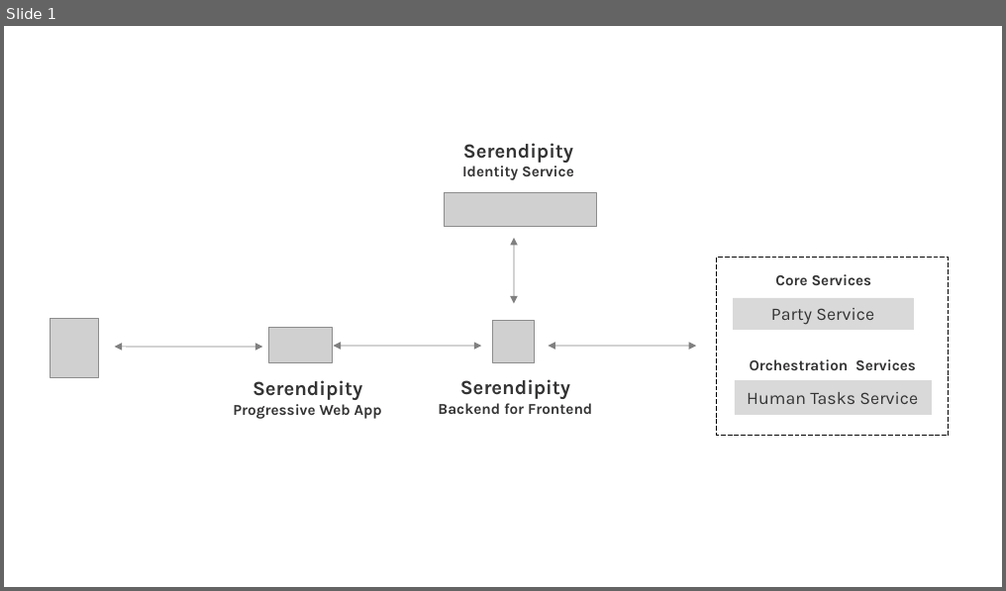
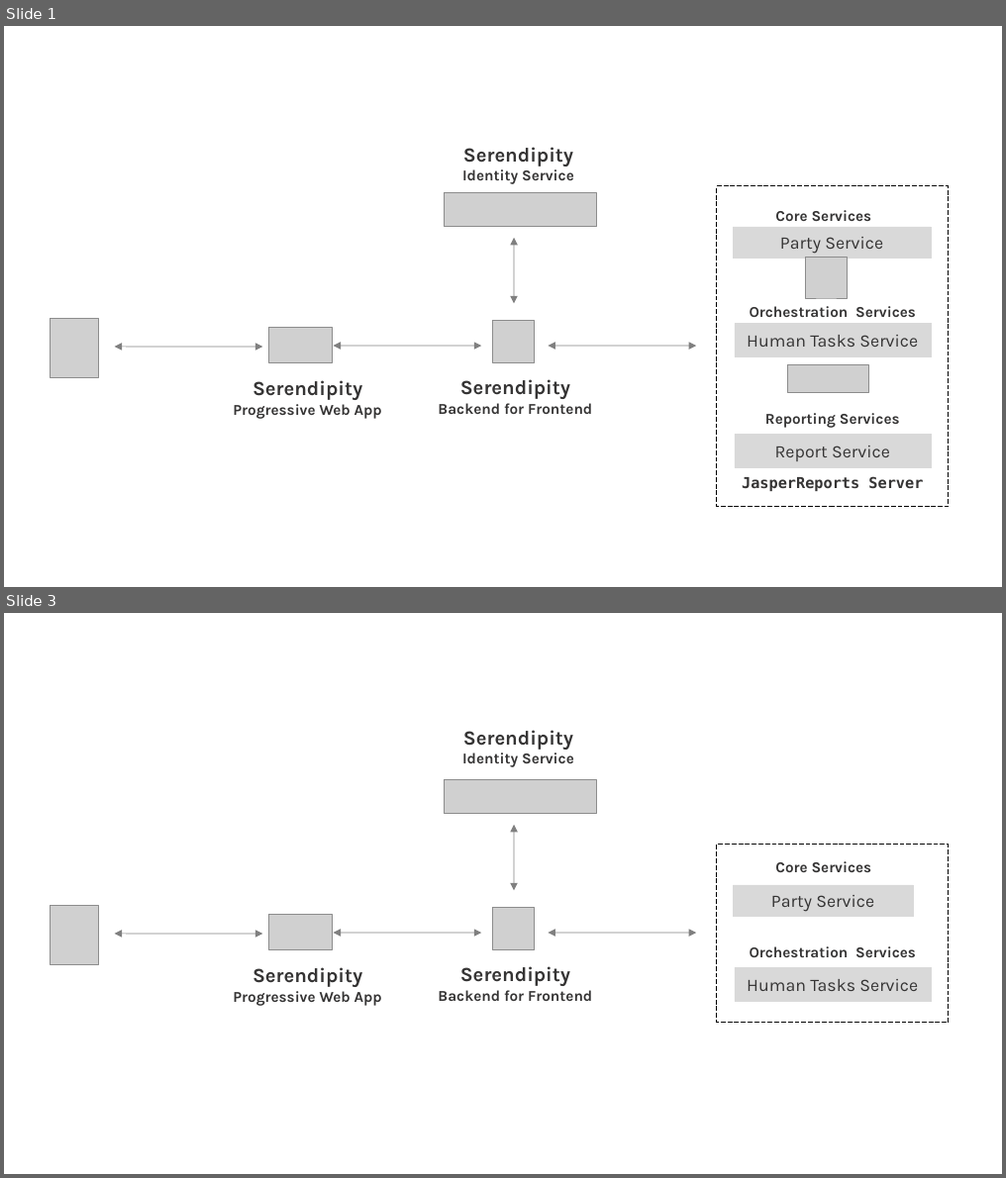
Before and after one commit to Robinyo/serendipity, a slide deck: docs/serendipity/architecture/diagrams/Serendipity-Architecture-Diagrams.odp. Shown one above the other, each under a label of ours: slide 1 before the commit, slides 1 and 3 after it; the slides between them are not shown. The pictures are 1006x591 and 1006x1178 pixels, drawn with LibreOffice and Linux fonts; fonts in the diff are those of the drawing; grey boxes stand for pictures. Boxes give left, top, right and bottom in pixels: in the first picture for what was removed or moved away, otherwise in the second. Text is boxed around its words. In the diff, an @@ line names an element or a change of style, - is before the commit and + after.

```diff
--- a/docs/serendipity/architecture/diagrams/Serendipity-Architecture-Diagrams.odp
+++ b/docs/serendipity/architecture/diagrams/Serendipity-Architecture-Diagrams.odp
@@ slide 1 added at bbox=[4, 26, 1002, 587], background #FFFFFF @@
@@ text added at bbox=[462, 147, 574, 184], 12 pt, text #353434, bold @@
+Serendipity
+Identity Service
@@ picture added at bbox=[445, 193, 597, 227] @@
@@ rectangle added at bbox=[717, 186, 948, 507], fill #FFFFFF, outline #000000 0 pt dashed @@
@@ rectangle added at bbox=[733, 227, 931, 258], fill #D9D9D9, outline #D9D9D9 0.51 pt, 14 pt, text #353434 @@
+Party Service
@@ text added at bbox=[775, 210, 872, 221], 12 pt, text #353434, bold @@
+Core Services
@@ freeform shape added at bbox=[514, 238, 514, 304], outline #808080 0.51 pt @@
@@ picture added at bbox=[806, 258, 847, 298] @@
@@ picture added at bbox=[51, 318, 98, 378] @@
@@ picture added at bbox=[493, 321, 535, 364] @@
@@ text added at bbox=[749, 306, 916, 317], 12 pt, text #353434, bold @@
+Orchestration Services
@@ freeform shape added at bbox=[115, 347, 263, 347], outline #808080 0.51 pt @@
@@ picture added at bbox=[269, 329, 333, 364] @@
@@ freeform shape added at bbox=[334, 346, 482, 346], outline #808080 0.51 pt @@
@@ freeform shape added at bbox=[548, 346, 697, 346], outline #808080 0.51 pt @@
@@ rectangle added at bbox=[735, 324, 932, 358], fill #D9D9D9, outline #D9D9D9 0.51 pt, 14 pt, text #353434 @@
+Human Tasks Service
@@ text added at bbox=[233, 380, 382, 419], 12 pt, text #353434, bold @@
+Serendipity
+Progressive Web App
@@ text added at bbox=[438, 379, 592, 414], 12 pt, text #353434, bold @@
+Serendipity
+Backend for Frontend
@@ picture added at bbox=[788, 366, 869, 392] @@
@@ rectangle added at bbox=[735, 435, 932, 468], fill #D9D9D9, outline #D9D9D9 0.51 pt, 14 pt, text #353434 @@
+Report Service
@@ text added at bbox=[765, 413, 900, 428], 12 pt, text #353434, bold @@
+Reporting Services
@@ text added at bbox=[742, 476, 923, 491], 12 pt, text #353434, bold @@
+JasperReports Server
@@ what was slide 1 is now slide 3 @@
```
Also in this commit, not shown: 1 other slide added, 1 other file.
